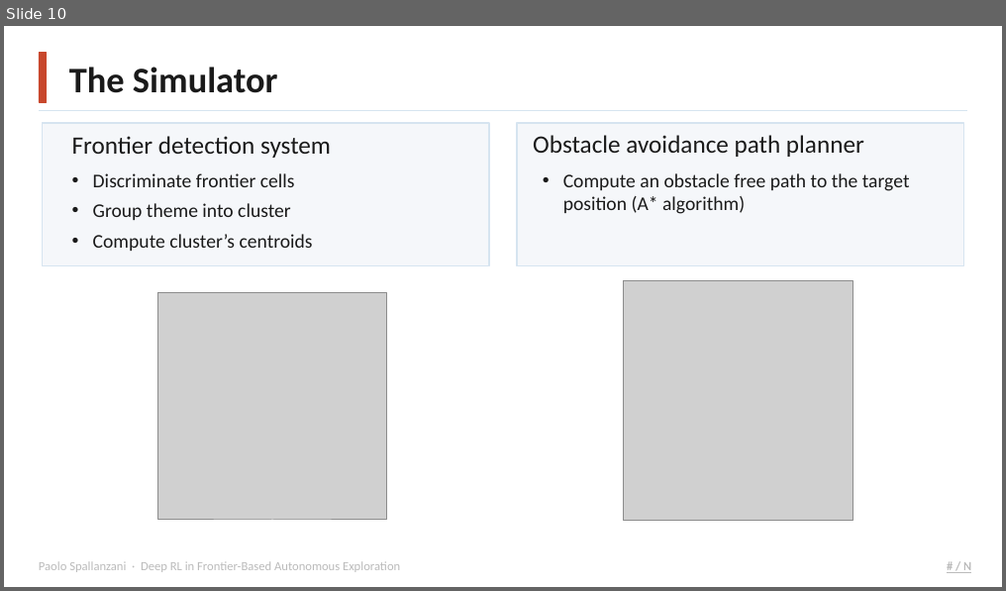
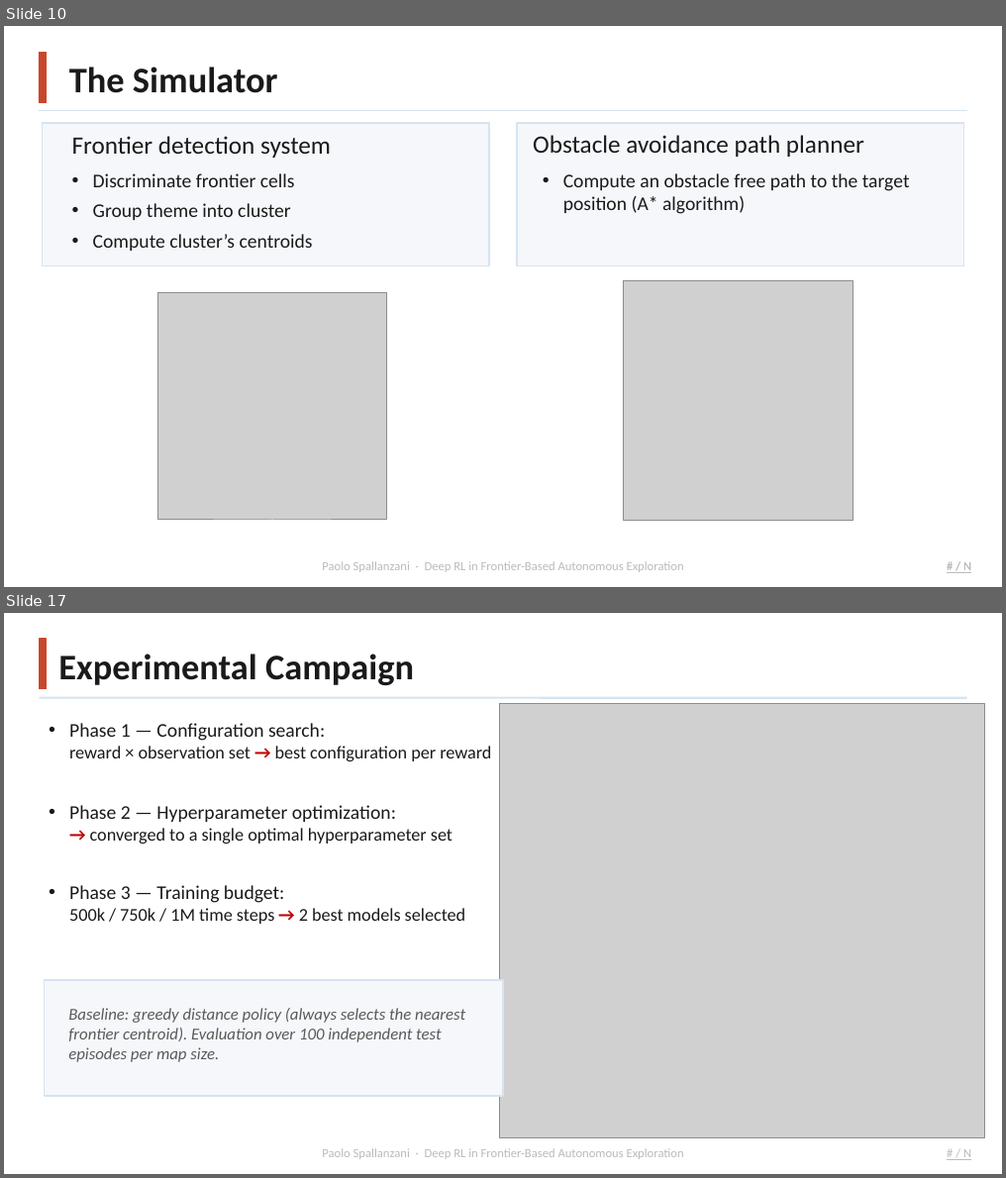
Before and after one commit to Paolo-Spall/presentazione_tesi_dae, a slide deck: presentation_1.pptx. Shown one above the other, each under a label of ours: slide 10 before the commit, slides 10 and 17 after it; the slides between them are not shown. The pictures are 1006x591 and 1006x1178 pixels, drawn with LibreOffice and Linux fonts; fonts in the diff are those of the drawing; grey boxes stand for pictures; background and template pictures are left out. Boxes give left, top, right and bottom in pixels: in the first picture for what was removed or moved away, otherwise in the second. Text is boxed around its words. In the diff, an @@ line names an element or a change of style, - is before the commit and + after.

```diff
--- a/presentation_1.pptx
+++ b/presentation_1.pptx
@@ slide 17 added at [4, 613, 1002, 1174], background #FFFFFF; not listed: 2 template elements that a slide beside it also shows @@
@@ rectangle added at [39, 639, 46, 689], fill #C8472C, outline #C8472C 1 pt @@
@@ text added at [58, 654, 414, 685], 26 pt, text #1A1A1A, bold @@
+Experimental Campaign
@@ line added from (39, 698) to (967, 698), #D6E4F0 1.5 pt @@
@@ text added at [69, 723, 491, 924], 13 pt, text #1A1A1A @@
+• Phase 1 — Configuration search:
+  reward × observation set → best configuration per reward
+• Phase 2 — Hyperparameter optimization:
+  → converged to a single optimal hyperparameter set
+• Phase 3 — Training budget:
+  500k / 750k / 1M time steps → 2 best models selected
@@ picture added at [499, 704, 985, 1139] @@
@@ rectangle added at [44, 980, 503, 1096], fill #F5F7FA, outline #D6E4F0 1 pt @@
@@ text added at [68, 1008, 465, 1062], 12 pt, text #5A5A5A, italic @@
+Baseline: greedy distance policy (always selects the nearest frontier centroid). Evaluation over 100 independent test episodes per map size.
@@ slide 10 changed as well @@
@@ text "Paolo Spallanzani · Deep RL ...": place and size @@
-text "Paolo Spallanzani · Deep RL ..." at [39, 562, 400, 572]
+text "Paolo Spallanzani · Deep RL ..." at [322, 562, 684, 572]
@@ text "Paolo Spallanzani · Deep RL ..." at [322, 562, 684, 572]: alignment left to centre @@
```
Also in this commit, not shown: 10 other slides changed, 10 other slides added, 5 other files.
